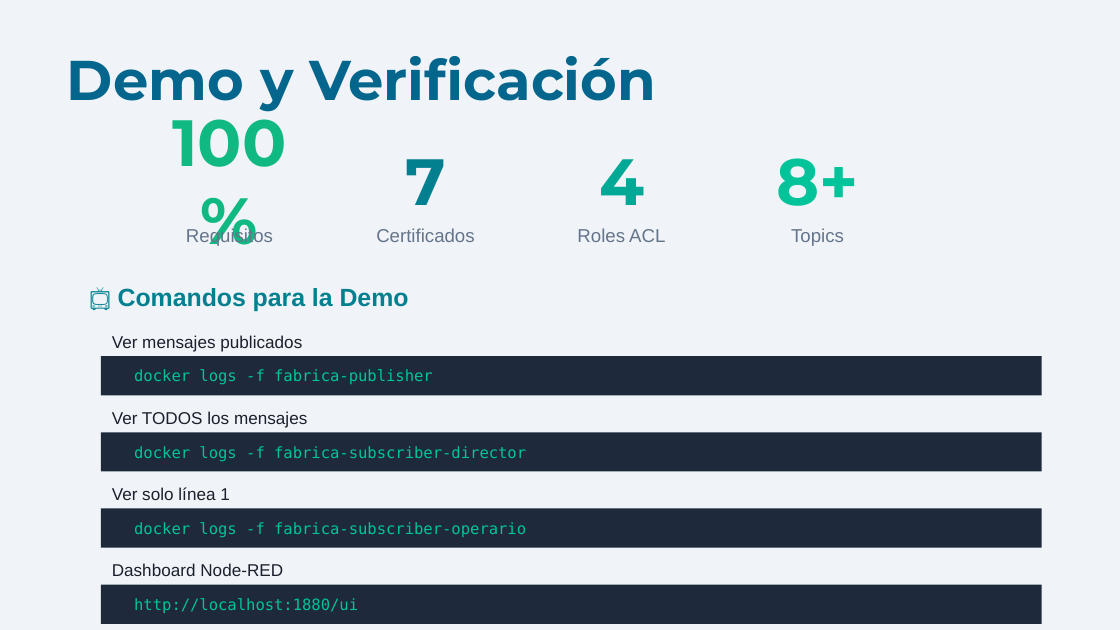
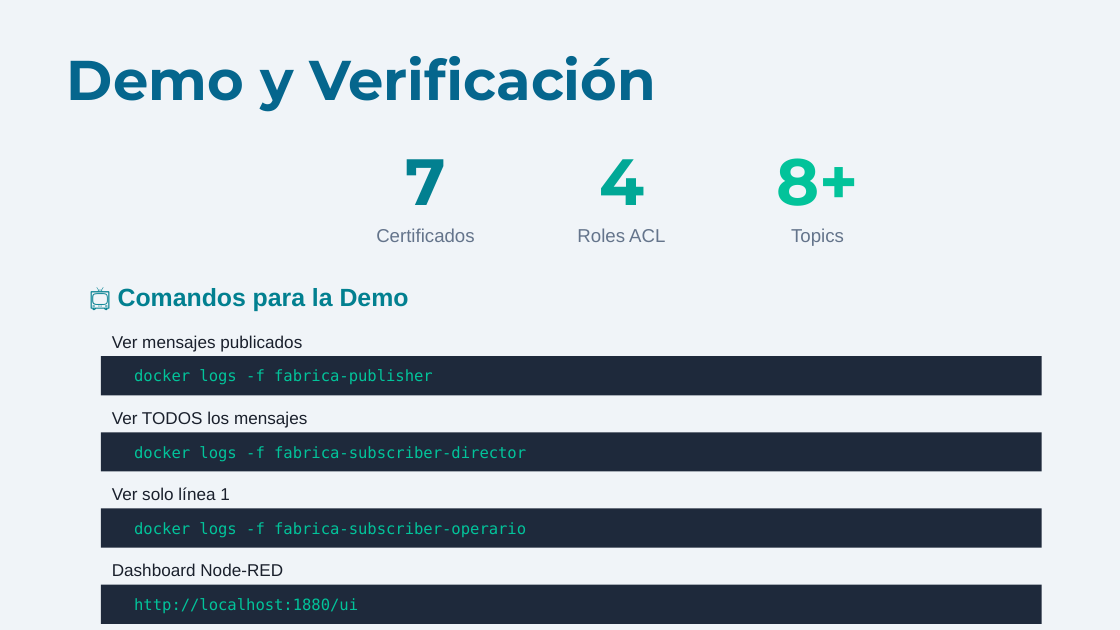
Before and after one commit to Jon8a/IoT-Reto2-Envio, a slide deck: slide 11 of Presentacion_IoT_MQTT_v2.pptx (slide 13 before the commit). Drawn at 1120x630 pixels with LibreOffice and Linux fonts; fonts in the diff are those of the drawing. Boxes give left, top, right and bottom in pixels: in the first picture for what was removed or moved away, otherwise in the second. Text is boxed around its words. In the diff, an @@ line names an element or a change of style, - is before the commit and + after.

```diff
--- a/Presentacion_IoT_MQTT_v2.pptx
+++ b/Presentacion_IoT_MQTT_v2.pptx
@@ text removed at (172,103,286,167) @@
-100%
@@ text removed at (186,228,273,246) @@
-Requisitos
```
Also in this commit, not shown: 8 other slides changed, 2 slides removed.
